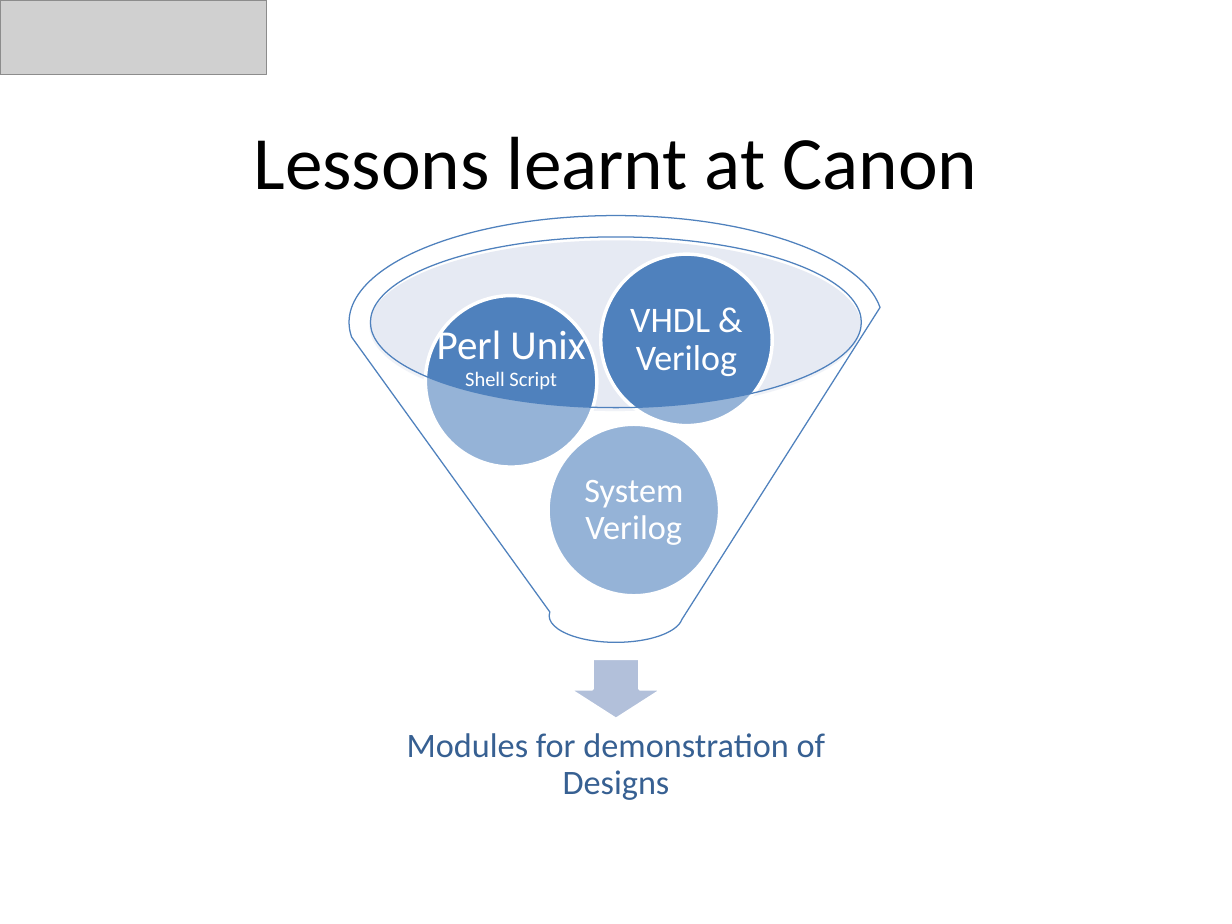
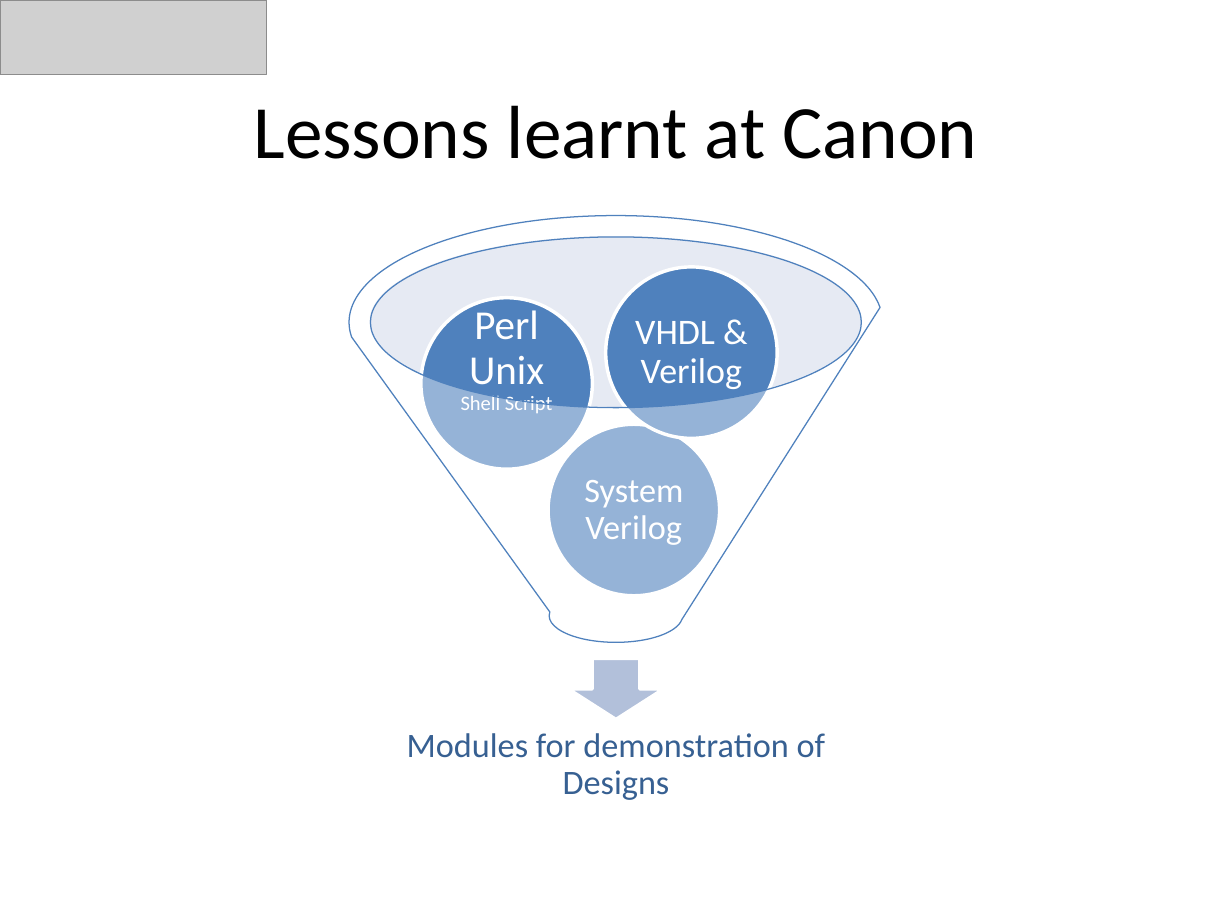
Before and after one commit to KishanVasu/Hello-world, a slide deck: slide 4 of SV [Autosaved].pptx (slide 3 before the commit). Drawn at 1232x924 pixels with LibreOffice and Linux fonts; fonts in the diff are those of the drawing; grey boxes stand for pictures. Boxes give left, top, right and bottom in pixels: in the first picture for what was removed or moved away, otherwise in the second. Text is boxed around its words. In the diff, an @@ line names an element or a change of style, - is before the commit and + after.

```diff
--- a/SV [Autosaved].pptx
+++ b/SV [Autosaved].pptx
@@ title "Lessons learnt at Canon": place and size @@
-title "Lessons learnt at Canon" at (253,136,978,190)
+title "Lessons learnt at Canon" at (253,105,978,159)
@@ ellipse: place and size @@
-ellipse at (601,254,772,425)
+ellipse at (606,267,777,439)
@@ ellipse: place and size @@
-ellipse at (425,296,596,467)
+ellipse at (421,298,593,469)
@@ text "VHDL & Verilog": place and size @@
-text "VHDL & Verilog" at (630,309,737,376)
+text "VHDL & Verilog" at (635,321,742,389)
@@ text "Perl Unix Shell Script" rewrapped from (437,326,585,392) to (461,310,552,413) @@
```
Also in this commit, not shown: 18 other slides changed, 10 slides added, 1 slide removed.
